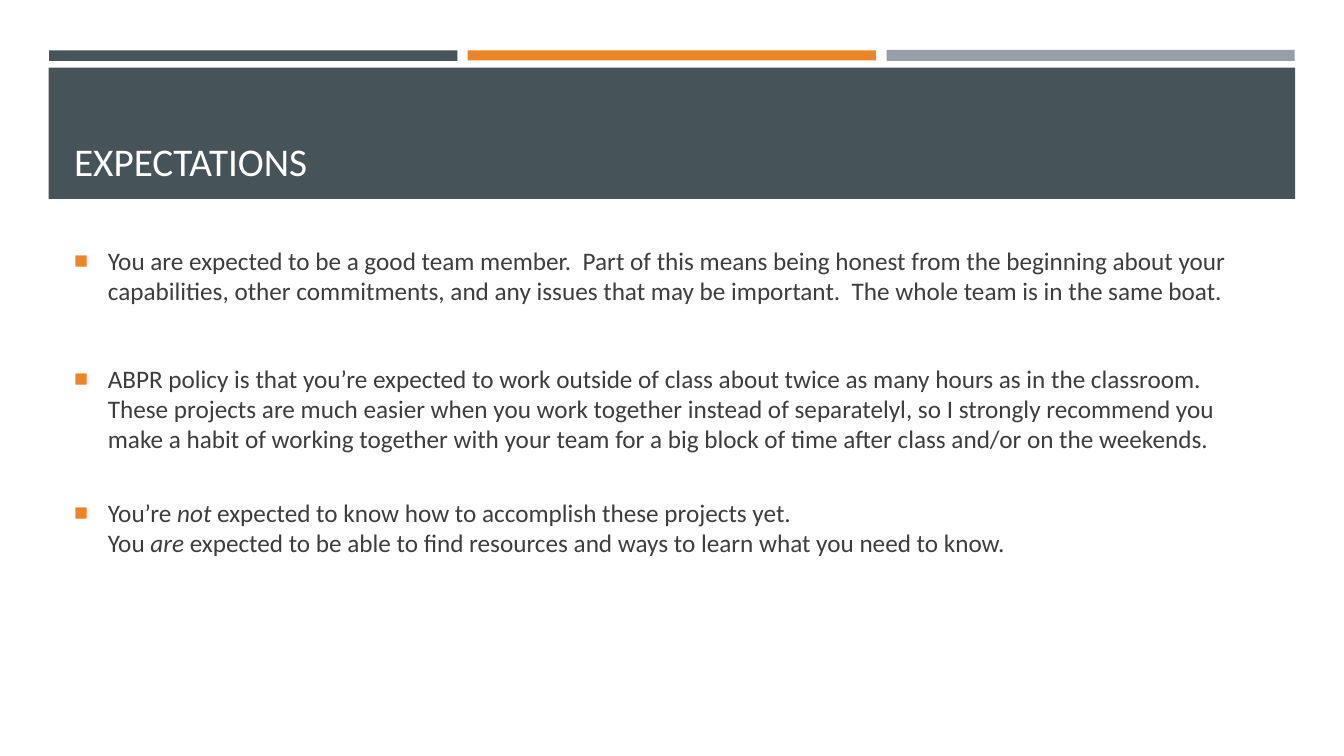
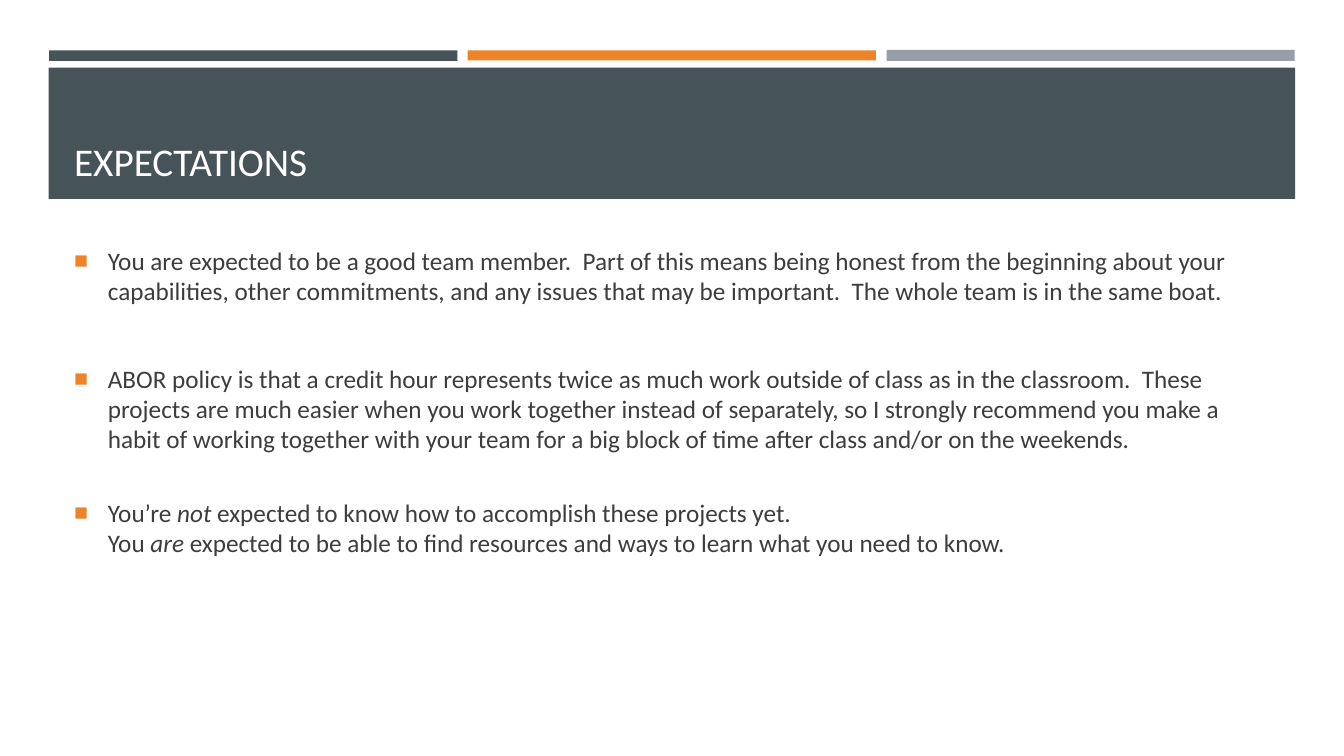
Before and after one commit to asu-cis-capstone/course-info, a slide deck: slide 17 of slides/intro_to_cis440.pptx. Drawn at 1344x756 pixels with LibreOffice and Linux fonts; fonts in the diff are those of the drawing. Boxes give left, top, right and bottom in pixels: in the first picture for what was removed or moved away, otherwise in the second. Text is boxed around its words. In the diff, an @@ line names an element or a change of style, - is before the commit and + after.

Commit message:
week 0 slides tweaked

```diff
--- a/slides/intro_to_cis440.pptx
+++ b/slides/intro_to_cis440.pptx
@@ text at [108,370,1219,453]: text changed @@
-■ ABPR policy is that you’re expected to work outside of class about twice as many hours as in the classroom. These projects are much easier when you work together instead of separatelyl, so I strongly recommend you make a habit of working together with your team for a big block of time after class and/or on the weekends.
+■ ABOR policy is that a credit hour represents twice as much work outside of class as in the classroom. These projects are much easier when you work together instead of separately, so I strongly recommend you make a habit of working together with your team for a big block of time after class and/or on the weekends.
```
